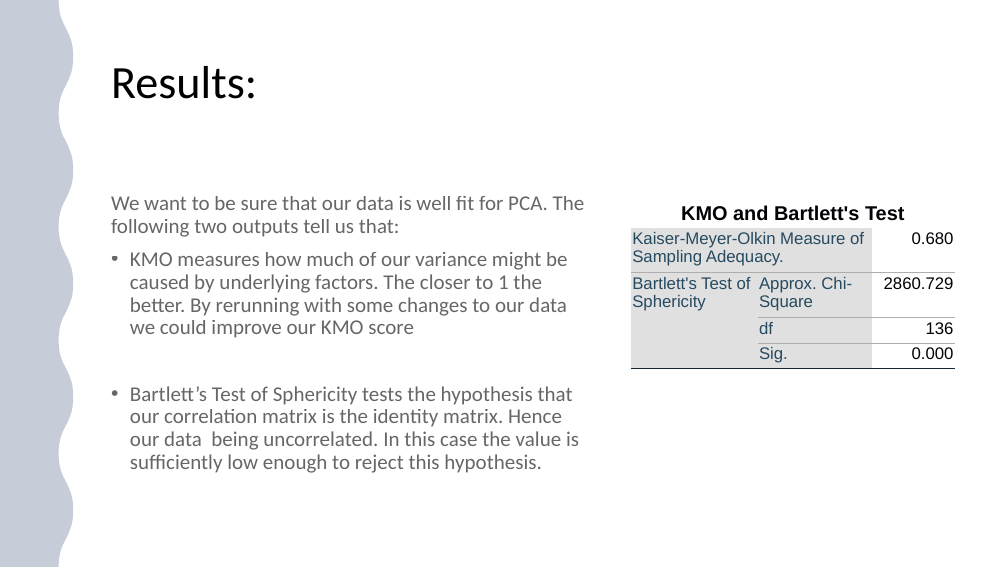
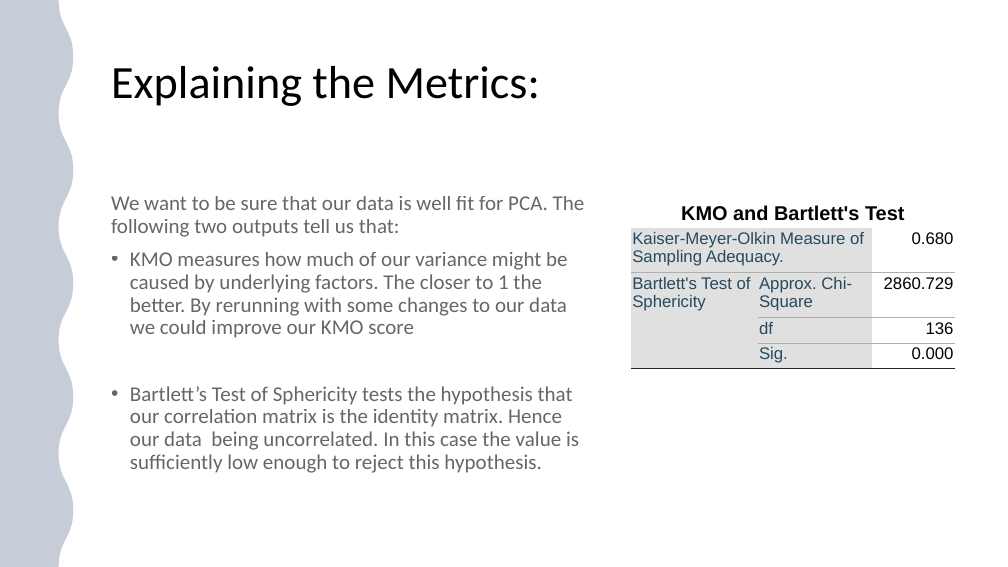
Before and after one commit to AlexSchaefferEdu/GP1, a slide deck: slide 11 of Project 2 Presentation.pptx (slide 10 before the commit). Drawn at 1008x567 pixels with LibreOffice and Linux fonts; fonts in the diff are those of the drawing. Boxes give left, top, right and bottom in pixels: in the first picture for what was removed or moved away, otherwise in the second. Text is boxed around its words. In the diff, an @@ line names an element or a change of style, - is before the commit and + after.

```diff
--- a/Project 2 Presentation.pptx
+++ b/Project 2 Presentation.pptx
@@ title at [111, 66, 540, 106]: text changed @@
-Results:
+Explaining the Metrics:
```
Also in this commit, not shown: 6 other slides changed, 1 slide added, 3 slides removed, 3 other files.
